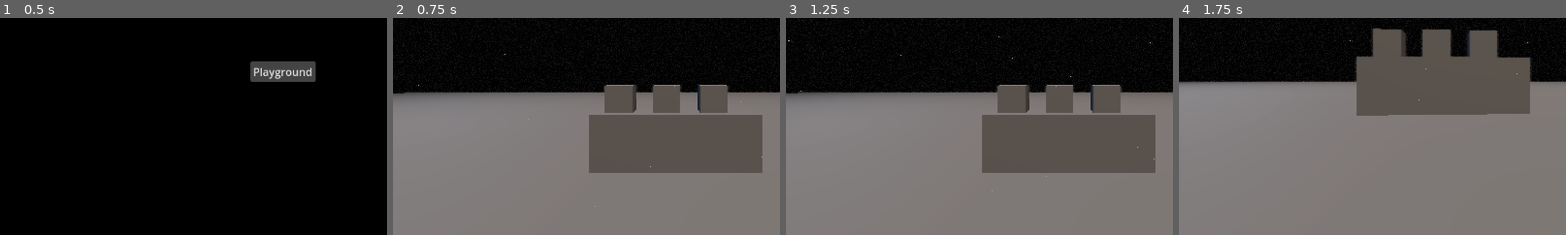
Above: before the commit, frames 1-4 (left to right).
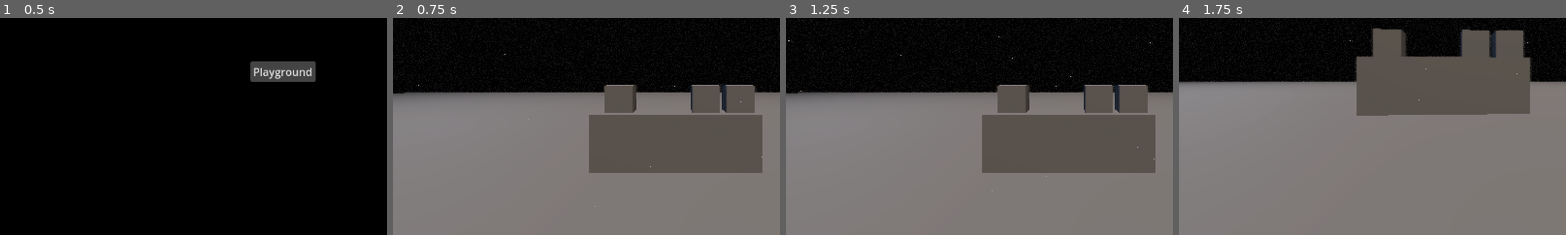
Above: after the commit, the same moments.

Repository: EasyT4RG3T/project-heartache-demo
Game: Godot game, scene res://Scenes/Menus/MainMenu/main_menu.tscn
Same seed, same stepped clock (60 frames per second), same inputs: the game is played once before the commit and once after it.
Inputs (mouse positions are % of the whole screen's width and height, from its top left):
- Up to frame 1 (0.5 s): no input
- Up to frame 2 (0.75 s): click "Playground" at 0.5 s
- Up to frame 3 (1.25 s): no input
- Up to frame 4 (1.75 s): tap Enter at 1.25 s; move the mouse to (55, 50) at 1.27 s; hold Up (command_up) from 1.28 s (still down); hold C (crouch) from 1.28 s (still down)
The pictures show only the part of the screen within x 14-63%, y 37-87%; the shares and areas given below are measured in that part.

Frame 1 is identical in both runs. In frame 2, 2.3% of the frame differs, in the area x 66-94%, y 30-44%; in frame 3, 2.3%; in frame 4, 2.4%, in the area x 62-90%, y 4-19%.

Commit message:
corrupted

Diff:
--- a/Entities/Player/player_character.gd
+++ b/Entities/Player/player_character.gd
@@ -63,7 +63,7 @@
 @onready var dust_collider: GPUParticlesCollisionBox3D = %DustCollider
 
 
-@export var mouse_sensitivity: float = 10.0
+var mouse_sensitivity: float = 10.0
 var mouse_sensitivity_modifier: float = 0.0001
 var look_vector: Vector2 = Vector2.ZERO
 
@@ -130,6 +130,7 @@
 
 
 func _ready() -> void:
+	SaverLoader.save_requsted.connect(_save)
 	direct_space_state = get_world_3d().direct_space_state
 	get_window().size_changed.connect(_update_sub_viewport)
 	_update_sub_viewport()
@@ -450,3 +451,16 @@
 func apply_settings() -> void:
 	player_fov = SaverLoader.settings.fov
 	main_camera.fov = player_fov
+	mouse_sensitivity = SaverLoader.settings.sensitivity
+
+
+func _save(file: Dictionary) -> void:
+	file["player"] = {
+		"position": global_position,
+		"rotation": head.global_rotation,
+	}
+
+
+func _load(file: Dictionary) -> void:
+	global_position = file["player"]["position"]
+	head.global_rotation = file["player"]["rotation"]
--- a/Resources/Settings/GraphicsPresets/graphics_settings_high.tres
+++ /dev/null
@@ -1,7 +0,0 @@
-[gd_resource type="Resource" script_class="GraphicsSettingsResource" load_steps=2 format=3 uid="uid://ldpqnegmnmh5"]
-
-[ext_resource type="Script" uid="uid://c253tshagoeie" path="res://Resources/Settings/graphics_settings_resource.gd" id="1_arp3u"]
-
-[resource]
-script = ExtResource("1_arp3u")
-metadata/_custom_type_script = "uid://bub7e7v865k3l"
--- a/Resources/Settings/GraphicsPresets/graphics_settings_low.tres
+++ b/Resources/Settings/GraphicsPresets/graphics_settings_low.tres
@@ -1,16 +1,14 @@
-[gd_resource type="Resource" script_class="GraphicsSettingsResource" load_steps=2 format=3 uid="uid://bfovucerggnnc"]
+[gd_resource type="Resource" script_class="GraphicsSettingsResource" load_steps=2 format=3 uid="uid://cutv363x14c4e"]
 
-[ext_resource type="Script" uid="uid://c253tshagoeie" path="res://Resources/Settings/graphics_settings_resource.gd" id="1_lyk6v"]
+[ext_resource type="Script" uid="uid://b8mxsgo0ylr5i" path="res://Resources/Settings/graphics_settings_resource.gd" id="1_s6e2t"]
 
 [resource]
-script = ExtResource("1_lyk6v")
+script = ExtResource("1_s6e2t")
 scaling_3d_scale = 0.8
 msaa_2d = 0
 taa = false
 ssao_quality = 0
 ssao_half_size = true
 directional_shadow_size = 1024
-directional_shadow_quality = 0
 positional_shadow_size = 1024
-positional_shadow_quality = 0
-metadata/_custom_type_script = "uid://bub7e7v865k3l"
+metadata/_custom_type_script = "uid://b8mxsgo0ylr5i"
--- a/Resources/Settings/GraphicsPresets/graphics_settings_medium.tres
+++ /dev/null
@@ -1,8 +0,0 @@
-[gd_resource type="Resource" script_class="GraphicsSettingsResource" load_steps=2 format=3 uid="uid://bp4k7iymm81kk"]
-
-[ext_resource type="Script" uid="uid://c253tshagoeie" path="res://Resources/Settings/graphics_settings_resource.gd" id="1_g582y"]
-
-[resource]
-script = ExtResource("1_g582y")
-ssao_quality = 1
-metadata/_custom_type_script = "uid://bub7e7v865k3l"
--- a/Resources/Settings/graphics_settings_resource.gd
+++ b/Resources/Settings/graphics_settings_resource.gd
@@ -1,6 +1,5 @@
 class_name GraphicsSettingsResource
 extends Resource
-
 
 @export var scaling_3d_mode: Viewport.Scaling3DMode = Viewport.SCALING_3D_MODE_BILINEAR
 @export_range(0.25, 2) var scaling_3d_scale: float = 1.0
--- a/Resources/Settings/settings_resource.gd
+++ b/Resources/Settings/settings_resource.gd
@@ -1,6 +1,5 @@
 class_name SettingsResource
 extends Resource
-
 
 @export var vsync: DisplayServer.VSyncMode = DisplayServer.VSYNC_DISABLED
 @export var max_fps: int = 144
--- a/Scenes/Maps/Playground/playground.tscn
+++ b/Scenes/Maps/Playground/playground.tscn
@@ -81,7 +81,7 @@
 mesh = SubResource("BoxMesh_ukqwk")
 
 [node name="Node3D2" type="Node3D" parent="."]
-transform = Transform3D(0.5, 0, 0, 0, 0.5, 0, 0, 0, 0.5, -0.16401297, 1.2519774, -4.923604)
+transform = Transform3D(0.5, 0, 0, 0, 0.5, 0, 0, 0, 0.5, 0.55325174, 1.2519774, -4.923604)
 
 [node name="Interactable" type="StaticBody3D" parent="Node3D2"]
 script = ExtResource("2_oo8u7")
@@ -95,7 +95,7 @@
 mesh = SubResource("BoxMesh_ukqwk")
 
 [node name="Node3D3" type="Node3D" parent="."]
-transform = Transform3D(0.5, 0, 0, 0, 0.5, 0, 0, 0, 0.5, 0.69173354, 1.2519774, -4.923604)
+transform = Transform3D(0.5, 0, 0, 0, 0.5, 0, 0, 0, 0.5, 1.1745102, 1.2519774, -4.923604)
 
 [node name="Interactable" type="StaticBody3D" parent="Node3D3"]
 script = ExtResource("2_oo8u7")
--- a/Scripts/Autoloads/console.gd
+++ b/Scripts/Autoloads/console.gd
@@ -161,8 +161,10 @@
 					return current[0].call(valid[1])
 				else:
 					return valid[1]
-			return "[color=red]command is broken[/color]"
-		return "[color=red]command is broken[/color]"
+			else:
+				return current[0].call(current[1])
+		else:
+			return current[0].call()
 
 	elif current is Callable:
 		return current.call()
@@ -239,14 +241,15 @@
 
 
 var command_tree: Dictionary = {
+	"run": _command_run,
 	"settings": {
 		"save": _command_settings_save,
 		"load": _command_settings_load,
 		"erase": _command_settings_erase,
 		"max_fps": [_command_settings_max_fps, _need_int, func(): return Engine.max_fps],
 		"vsync": {
-			"disabled": [_command_settings_vsync, DisplayServer.VSYNC_DISABLED],
-			"enabled": [_command_settings_vsync, DisplayServer.VSYNC_ENABLED],
+			"disable": [_command_settings_vsync, DisplayServer.VSYNC_DISABLED],
+			"enable": [_command_settings_vsync, DisplayServer.VSYNC_ENABLED],
 			"adaptive": [_command_settings_vsync, DisplayServer.VSYNC_ADAPTIVE],
 			"mailbox": [_command_settings_vsync, DisplayServer.VSYNC_MAILBOX],
 			"get": [func(): return str(DisplayServer.window_get_vsync_mode())],
@@ -260,6 +263,8 @@
 			"minimized": [_command_settings_window_mode, DisplayServer.WINDOW_MODE_MINIMIZED],
 			"get": [func(): return str(DisplayServer.window_get_mode())],
 			},
+		"sensitivity": [_command_settings_sensitivity, _need_float, func():
+			return SaverLoader.settings.sensitivity],
 		"hud_size": [_command_settings_hud_size, _need_float, func(): return SaverLoader.settings.hud_size],
 	},
 	"graphics": {
@@ -623,6 +628,10 @@
 	return [true, vec]
 
 
+func _command_run() -> String:
+
+	return "run"
+
 func _command_settings_save() -> String:
 	SaverLoader.save_settings()
 	return "saved personal settings"
@@ -656,6 +665,12 @@
 	SaverLoader.settings.window_mode = value
 	DisplayServer.window_set_mode(value)
 	return "set window mode to " + str(value)
+
+func _command_settings_sensitivity(value: float) -> String:
+	SaverLoader.settings.sensitivity = value
+	if GameManager.player_character:
+		GameManager.player_character.mouse_sensitivity = value
+	return "set mouse sensitivity to " + str(value)
 
 func _command_settings_hud_size(value: float) -> String:
 	SaverLoader.settings.hud_size = value
--- a/Scripts/Autoloads/saverloader.gd
+++ b/Scripts/Autoloads/saverloader.gd
@@ -4,13 +4,14 @@
 signal save_requsted(save_data: Dictionary)
 
 
+const GAME_VERSION: int = 1
 const SETTINGS_VERSION: int = 1
 
 var settings: SettingsResource
 var graphics_settings: GraphicsSettingsResource
-const GRAPHICS_SETTINGS_HIGH = preload("uid://ldpqnegmnmh5")
-const GRAPHICS_SETTINGS_LOW = preload("uid://bfovucerggnnc")
-const GRAPHICS_SETTINGS_MEDIUM = preload("uid://bp4k7iymm81kk")
+var GRAPHICS_SETTINGS_HIGH: GraphicsSettingsResource
+const GRAPHICS_SETTINGS_LOW = preload("uid://cutv363x14c4e")
+var GRAPHICS_SETTINGS_MEDIUM: GraphicsSettingsResource
 
 
 var load_thread: Thread = Thread.new()
@@ -27,37 +28,37 @@
 
 
 func save_settings() -> void:
-	_queue_function("save_settings")
+	_queue_function(_save_settings_data)
 
 func load_settings() -> void:
-	_queue_function("load_settings")
+	_queue_function(_load_settings_data)
 
 func erase_settings() -> void:
-	_queue_function("erase_settings")
+	_queue_function(_erase_settings_data)
 
 func save_graphics_settings() -> void:
-	_queue_function("save_graphics_settings")
+	_queue_function(_save_graphics_settings_data)
 
 func load_graphics_settings(preset: int) -> void:
-	_queue_function("load_graphics_settings", preset)
+	_queue_function(_load_graphics_settings_data, preset)
 
 func erase_graphics_settings() -> void:
-	_queue_function("erase_graphics_settings")
+	_queue_function(_erase_graphics_settings_data)
 
 func save_game_data(slot: int) -> void:
-	_queue_function("save_game_data", slot)
+	_queue_function(_save_game_data, slot)
 
 func load_game_data(slot: int) -> void:
-	_queue_function("load_game_data", slot)
+	_queue_function(_load_game_data, slot)
 
 func erase_game_data(slot: int) -> void:
-	_queue_function("erase_game_data", slot)
+	_queue_function(_erase_game_data, slot)
 
 func save_temp() -> void:
-	_queue_function("save_temp")
+	_queue_function(_save_temp)
 
 func load_temp() -> void:
-	_queue_function("load_temp")
+	_queue_function(_load_temp)
 
 
 func _init() -> void:
@@ -81,8 +82,8 @@
 		load_thread.wait_to_finish()
 
 
-func _queue_function(function: String, arg = null) -> void:
-	function_queue.append({"type": function, "args": arg})
+func _queue_function(function: Callable, arg = null) -> void:
+	function_queue.append({"func": function, "args": arg})
 	queue_semaphore.post()
 
 
@@ -99,32 +100,16 @@
 
 
 func _process_function(function: Dictionary) -> void:
-	match function.type:
-		"save_settings":
-			_save_settings_data()
-		"load_settings":
-			_load_settings_data()
-		"erase_settings":
-			_erase_settings_data()
-		"save_graphics_settings":
-			_save_graphics_settings_data()
-		"load_graphics_settings":
-			var preset = function.args
-			_load_graphics_settings_data(preset)
-		"erase_graphics_settings":
-			_erase_graphics_settings_data()
-		"save_game_data":
-			var slot = function.args
-			_save_game_data(slot)
-		"load_game_data":
-			var slot = function.args
-			_load_game_data(slot)
+	if function.args:
+		function.func.call(function.args)
+	else:
+		function.func.call()
 
 
 func _save_settings_data() -> void:
 	var data = _resource_to_dict(settings)
 	var error: String = _save_to_json(SETTINGS_PATH, data)
-	#Console.call_deferred("console_print", "settings data: " + error)
+	Console.call_deferred("console_print", "settings data: " + error)
 
 
 func _load_settings_data() -> void:
@@ -134,27 +119,27 @@
 	var data = error_data[1] if error_data.size() > 1 else null
 
 	if !data:
-		#Console.call_deferred("console_print", "settings data: " + error)
+		Console.call_deferred("console_print", "settings data: " + error)
 		_save_settings_data()
 		GameManager.call_deferred("apply_settings_data")
 		return
 
 	_resource_from_dict(data, settings)
 	GameManager.call_deferred("apply_settings_data")
-	#Console.call_deferred("console_print", "settings data: " + error)
+	Console.call_deferred("console_print", "settings data: " + error)
 
 
 func _erase_settings_data() -> void:
 	settings = SettingsResource.new()
 	var error: String = _remove_json(SETTINGS_PATH)
 	GameManager.call_deferred("apply_settings_data")
-	#Console.call_deferred("console_print", "settings data: " + error)
+	Console.call_deferred("console_print", "settings data: " + error)
 
 
 func _save_graphics_settings_data() -> void:
 	var data = _resource_to_dict(graphics_settings)
 	var error: String = _save_to_json(GRAPHICS_SETTINGS_PATH, data)
-	#Console.call_deferred("console_print", "graphics settings data: " + error)
+	Console.call_deferred("console_print", "graphics settings data: " + error)
 
 
 func _load_graphics_settings_data(preset: int = 0) -> void:
@@ -166,7 +151,7 @@
 			var data = error_data[1] if error_data.size() > 1 else null
 
 			if !data:
-				#Console.call_deferred("console_print", "graphics settings data: " + error)
+				Console.call_deferred("console_print", "graphics settings data: " + error)
 				_save_graphics_settings_data()
 				GameManager.call_deferred("apply_graphics_settings_data")
 				return
@@ -182,17 +167,17 @@
 			graphics_settings = GraphicsSettingsResource.new()
 			graphics_settings = GRAPHICS_SETTINGS_HIGH
 		_:
-			#Console.call_deferred("console_print", "graphics settings data: invalid preset")
+			Console.call_deferred("console_print", "graphics settings data: invalid preset")
 			return
 
-	#Console.call_deferred("console_print", "graphics settings data: loaded")
+	Console.call_deferred("console_print", "graphics settings data: loaded")
 	GameManager.call_deferred("apply_graphics_settings_data")
 
 
 func _erase_graphics_settings_data() -> void:
 	graphics_settings = GraphicsSettingsResource.new()
 	var error: String = _remove_json(GRAPHICS_SETTINGS_PATH)
-	#Console.call_deferred("console_print", "graphics settings data: " + error)
+	Console.call_deferred("console_print", "graphics settings data: " + error)
 	GameManager.call_deferred("apply_graphics_settings_data")
 
 
Not shown, changed: Resources/Settings/graphics_settings_resource.gd.uid
Not shown, changed: Resources/Settings/settings_resource.gd.uid
